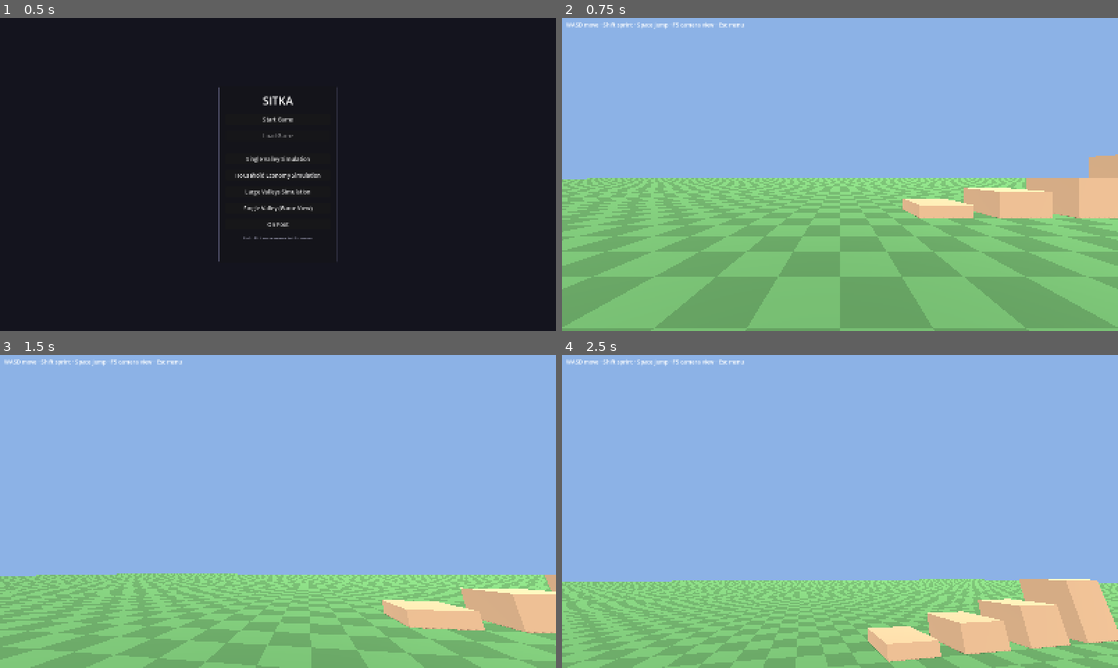
Above: before the commit, frames 1-4 (two rows, left to right).
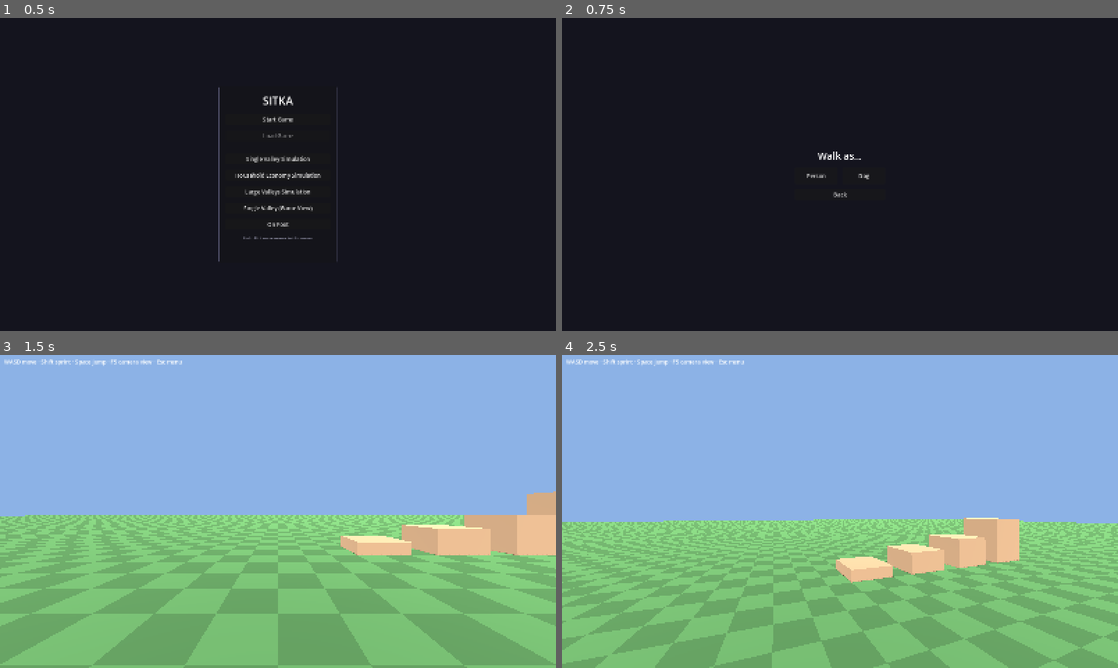
Above: after the commit, the same moments.

Repository: forsman5/sitka
Game: Godot game, scene res://scenes/ui/main_menu.tscn
The game is run twice, just before and just after one commit, with the same random seed, the same clock (stepped at 60 frames per second) and the same inputs.
Inputs (mouse positions are in pixels of both pictures, inside the frame that each line leads up to):
- Up to frame 1 (0.5 s): no input
- Up to frame 2 (0.75 s): click "On Foot" at 0.5 s
- Up to frame 3 (1.5 s): click (255, 511) at 1.25 s, where only the run after the commit has a clickable "Person"
- Up to frame 4 (2.5 s): tap Enter at 2 s; move the mouse to (867, 511) at 2.02 s; hold Up (ui_up) from 2.03 s (still down); hold Q from 2.03 s (still down); click (867, 511) at 2.17 s; tap Space at 2.27 s

Frame 1 is identical in both runs. In frame 2, 100% of the frame differs, in the area x 0-100%, y 0-100%; in frame 3, 30%; in frame 4, 32%.

Commit message:
On Foot: Person | Dog chooser with Quaternius Husky model
The On Foot button now opens a character chooser. Dog uses Husky.fbx
(scale 0.25, ~0.8m tall) with Idle/Walk/Gallop/Gallop_Jump animations and a
lower camera, smaller capsule, and dog-tuned speed/jump. Per-character
settings live in OnFootPlayer.CHARACTERS.

Co-Authored-By: Claude Sonnet 5.5 <noreply@anthropic.com>

Diff:
--- /dev/null
+++ b/scenes/on_foot/on_foot_select.tscn
@@ -0,0 +1,8 @@
+[gd_scene load_steps=2 format=3]
+
+[ext_resource type="Script" path="res://scripts/on_foot/on_foot_select.gd" id="1_select"]
+
+[node name="OnFootSelect" type="Control"]
+anchor_right = 1.0
+anchor_bottom = 1.0
+script = ExtResource("1_select")
--- a/scripts/on_foot/on_foot_player.gd
+++ b/scripts/on_foot/on_foot_player.gd
@@ -21,8 +21,47 @@
 
 enum CameraMode { FIRST_PERSON, THIRD_BACK, THIRD_FRONT }
 
-const MODEL_SCENE := preload("res://assets/models/people/Casual_Male.fbx")
-const ANIM_PREFIX := "CharacterArmature|"
+## Which character the next OnFootPlayer spawns as (set by the chooser scene).
+static var selected_character: String = "person"
+
+## Per-character body, camera and animation settings. Models face +Z at identity,
+## so they are rotated half a turn to face the -Z movement direction.
+const CHARACTERS := {
+	"person": {
+		"model": preload("res://assets/models/people/Casual_Male.fbx"),
+		"model_scale": 0.54,
+		"capsule_radius": 0.35,
+		"capsule_height": 1.8,
+		"eye_height": 1.65,
+		"third_person_distance": 3.2,
+		"walk_speed": 5.0,
+		"sprint_speed": 8.5,
+		"jump_height": 1.2,
+		"anim": {
+			"idle": "CharacterArmature|Idle",
+			"walk": "CharacterArmature|Walk",
+			"run": "CharacterArmature|Run",
+			"jump": "CharacterArmature|Jump",
+		},
+	},
+	"dog": {
+		"model": preload("res://assets/models/animals/Husky.fbx"),
+		"model_scale": 0.25,
+		"capsule_radius": 0.3,
+		"capsule_height": 0.8,
+		"eye_height": 0.6,
+		"third_person_distance": 2.2,
+		"walk_speed": 3.5,
+		"sprint_speed": 8.0,
+		"jump_height": 0.9,
+		"anim": {
+			"idle": "AnimalArmature|Idle",
+			"walk": "AnimalArmature|Walk",
+			"run": "AnimalArmature|Gallop",
+			"jump": "AnimalArmature|Gallop_Jump",
+		},
+	},
+}
 
 var _head: Node3D
 var _arm: SpringArm3D
@@ -37,16 +76,23 @@
 var _was_on_floor: bool = true
 var _land_dip: float = 0.0
 var _gravity: float
+var _character: Dictionary
 
 func _ready() -> void:
+	_character = CHARACTERS[selected_character]
+	walk_speed = _character["walk_speed"]
+	sprint_speed = _character["sprint_speed"]
+	jump_height = _character["jump_height"]
+	eye_height = _character["eye_height"]
+	third_person_distance = _character["third_person_distance"]
 	_gravity = ProjectSettings.get_setting("physics/3d/default_gravity", 9.8) * gravity_scale
 
 	var shape := CapsuleShape3D.new()
-	shape.radius = 0.35
-	shape.height = 1.8
+	shape.radius = _character["capsule_radius"]
+	shape.height = _character["capsule_height"]
 	var col := CollisionShape3D.new()
 	col.shape = shape
-	col.position.y = 0.9
+	col.position.y = shape.height * 0.5
 	add_child(col)
 
 	_head = Node3D.new()
@@ -66,10 +112,9 @@
 	_camera.current = true
 	_arm.add_child(_camera)
 
-	# Same placement as the Person scene: rotated so the model faces -Z.
-	_model = MODEL_SCENE.instantiate()
+	_model = (_character["model"] as PackedScene).instantiate()
 	_model.rotation_degrees = Vector3(0, 180, 0)
-	_model.scale = Vector3(0.54, 0.54, 0.54)
+	_model.scale = Vector3.ONE * float(_character["model_scale"])
 	add_child(_model)
 	_anim = _model.get_node_or_null("AnimationPlayer") as AnimationPlayer
 
@@ -161,13 +206,13 @@
 	if _anim == null or not _model.visible:
 		return
 	var horiz_speed := Vector2(velocity.x, velocity.z).length()
-	var clip := "Idle"
+	var anims: Dictionary = _character["anim"]
+	var clip: String = anims["idle"]
 	if not is_on_floor():
-		clip = "Jump"
+		clip = anims["jump"]
 	elif horiz_speed > walk_speed + 0.5:
-		clip = "Run"
+		clip = anims["run"]
 	elif horiz_speed > 0.5:
-		clip = "Walk"
-	clip = ANIM_PREFIX + clip
+		clip = anims["walk"]
 	if _anim.current_animation != clip:
 		_anim.play(clip, 0.15)
--- /dev/null
+++ b/scripts/on_foot/on_foot_select.gd
@@ -0,0 +1,44 @@
+extends Control
+## Character chooser shown between the main menu's On Foot button and the walk scene.
+
+func _ready() -> void:
+	Input.mouse_mode = Input.MOUSE_MODE_VISIBLE
+
+	var bg := ColorRect.new()
+	bg.color = Color(0.08, 0.08, 0.12, 1)
+	bg.set_anchors_preset(Control.PRESET_FULL_RECT)
+	add_child(bg)
+
+	var center := CenterContainer.new()
+	center.set_anchors_preset(Control.PRESET_FULL_RECT)
+	add_child(center)
+
+	var box := VBoxContainer.new()
+	box.custom_minimum_size = Vector2(260, 0)
+	box.add_theme_constant_override("separation", 14)
+	center.add_child(box)
+
+	var title := Label.new()
+	title.text = "Walk as..."
+	title.horizontal_alignment = HORIZONTAL_ALIGNMENT_CENTER
+	title.add_theme_font_size_override("font_size", 28)
+	box.add_child(title)
+
+	var row := HBoxContainer.new()
+	row.add_theme_constant_override("separation", 14)
+	box.add_child(row)
+	for entry in [["Person", "person"], ["Dog", "dog"]]:
+		var b := Button.new()
+		b.text = entry[0]
+		b.custom_minimum_size = Vector2(123, 48)
+		b.pressed.connect(_start.bind(entry[1]))
+		row.add_child(b)
+
+	var back := Button.new()
+	back.text = "Back"
+	back.pressed.connect(func(): get_tree().change_scene_to_file("res://scenes/ui/main_menu.tscn"))
+	box.add_child(back)
+
+func _start(character: String) -> void:
+	OnFootPlayer.selected_character = character
+	get_tree().change_scene_to_file("res://scenes/on_foot/on_foot.tscn")
--- a/scripts/ui/main_menu.gd
+++ b/scripts/ui/main_menu.gd
@@ -34,4 +34,4 @@
 	get_tree().change_scene_to_file("res://scenes/valley/river_valley.tscn")
 
 func _on_on_foot_pressed() -> void:
-	get_tree().change_scene_to_file("res://scenes/on_foot/on_foot.tscn")
+	get_tree().change_scene_to_file("res://scenes/on_foot/on_foot_select.tscn")
Binary file added: assets/models/animals/Husky.fbx
Not shown, added: assets/models/animals/Husky.fbx.import
Not shown, added: assets/models/animals/Quaternius_Animals_License.txt
Not shown, added: scripts/on_foot/on_foot_select.gd.uid
